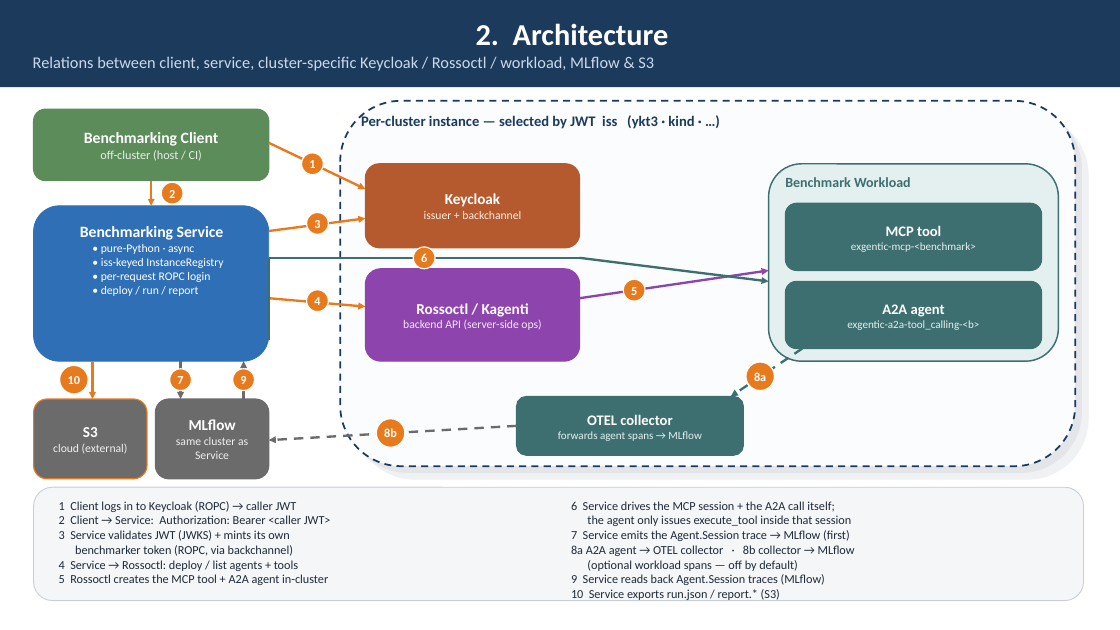
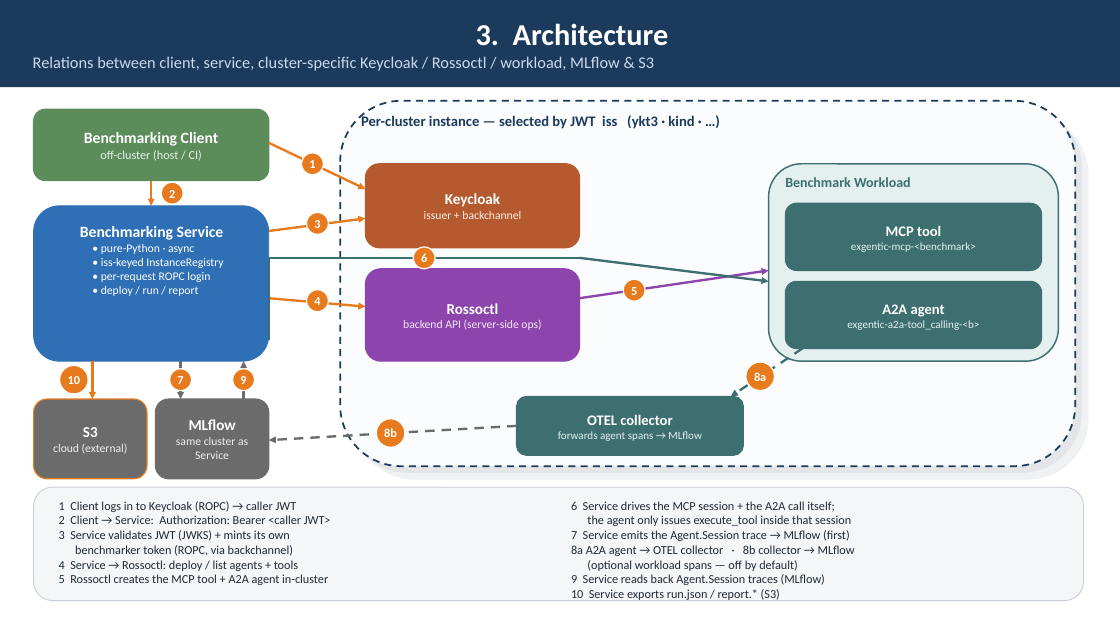
Before and after one commit to webchang/benchmarking, a slide deck: slide 5 of docs/BenchmarkingService.pptx (slide 4 before the commit). Drawn at 1120x630 pixels with LibreOffice and Linux fonts; fonts in the diff are those of the drawing. Boxes give left, top, right and bottom in pixels: in the first picture for what was removed or moved away, otherwise in the second. Text is boxed around its words. In the diff, an @@ line names an element or a change of style, - is before the commit and + after.

```diff
--- a/docs/BenchmarkingService.pptx
+++ b/docs/BenchmarkingService.pptx
@@ text in rectangle at bbox=[476, 23, 669, 46]: text changed @@
-2. Architecture
+3. Architecture
@@ text in rounded rectangle at bbox=[447, 303, 499, 314]: text changed @@
-Rossoctl / Kagenti
+Rossoctl
```
Also in this commit, not shown: 12 other slides changed, 1 slide added, 2 other files.
